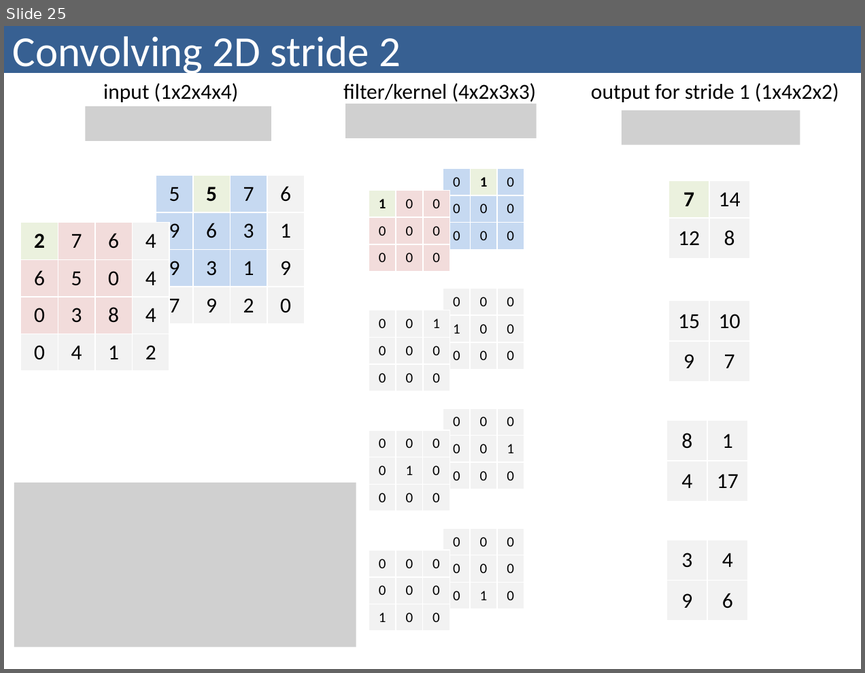
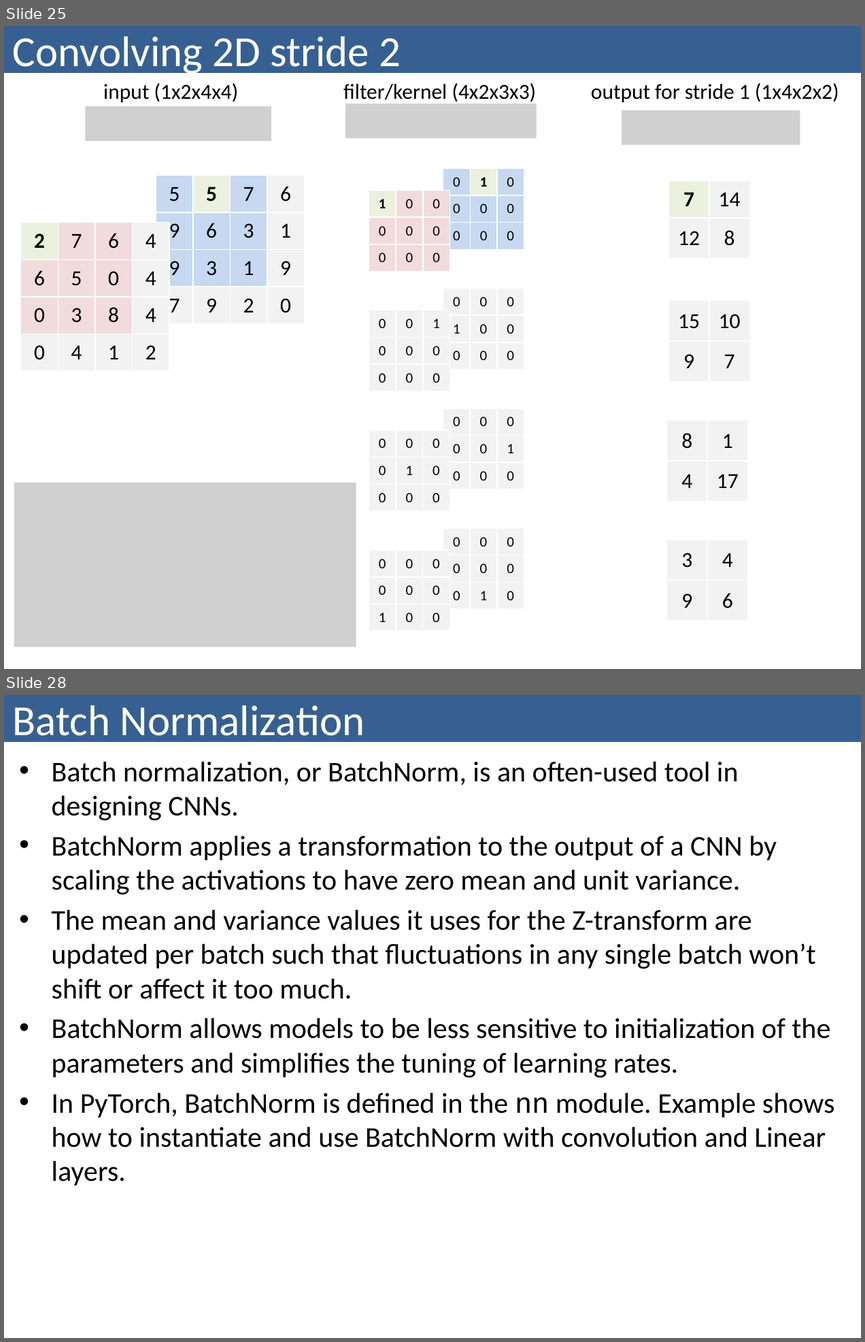
Before and after one commit to bzitko/nlp_repo, a slide deck: slides/nlp p03 feed forward networks/nlp p03.4 convolutional neural network.pptx. Shown one above the other, each under a label of ours: slide 25 before the commit, slides 25 and 28 after it; the slides between them are not shown. The pictures are 865x673 and 865x1342 pixels, drawn with LibreOffice and Linux fonts; fonts in the diff are those of the drawing; grey boxes stand for pictures. Boxes give left, top, right and bottom in pixels: in the first picture for what was removed or moved away, otherwise in the second. Text is boxed around its words. In the diff, an @@ line names an element or a change of style, - is before the commit and + after.

```diff
--- a/slides/nlp p03 feed forward networks/nlp p03.4 convolutional neural network.pptx
+++ b/slides/nlp p03 feed forward networks/nlp p03.4 convolutional neural network.pptx
@@ slide 28 added at <box>4,695,861,1338</box>, background #FFFFFF @@
@@ title added at <box>4,695,861,742</box>, fill #376092, 36 pt, text #FFFFFF @@
+Batch Normalization
@@ text added at <box>52,761,835,1185</box>, 24 pt, text #000000 @@
+• Batch normalization, or BatchNorm, is an often-used tool in designing CNNs.
+• BatchNorm applies a transformation to the output of a CNN by scaling the activations to have zero mean and unit variance.
+• The mean and variance values it uses for the Z-transform are updated per batch such that fluctuations in any single batch won’t shift or affect it too much.
+• BatchNorm allows models to be less sensitive to initialization of the parameters and simplifies the tuning of learning rates.
+• In PyTorch, BatchNorm is defined in the nn module. Example shows how to instantiate and use BatchNorm with convolution and Linear layers.
```
Also in this commit, not shown: 2 slides changed, 3 other slides added, 7 slides removed, 8 other files.
